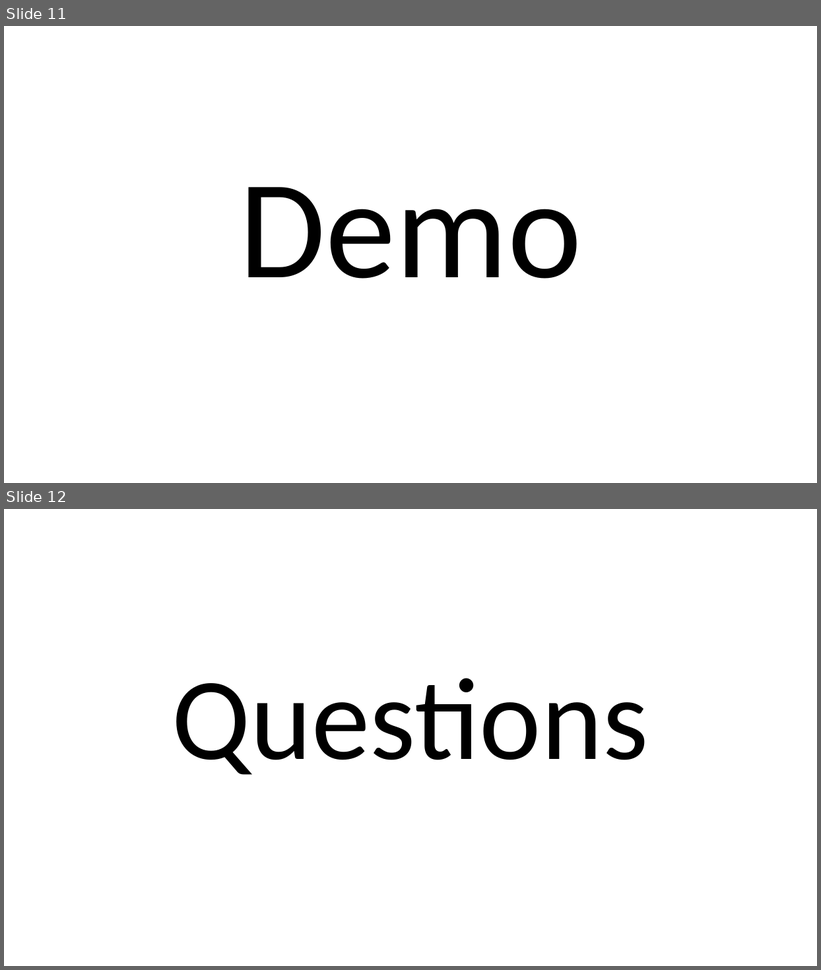
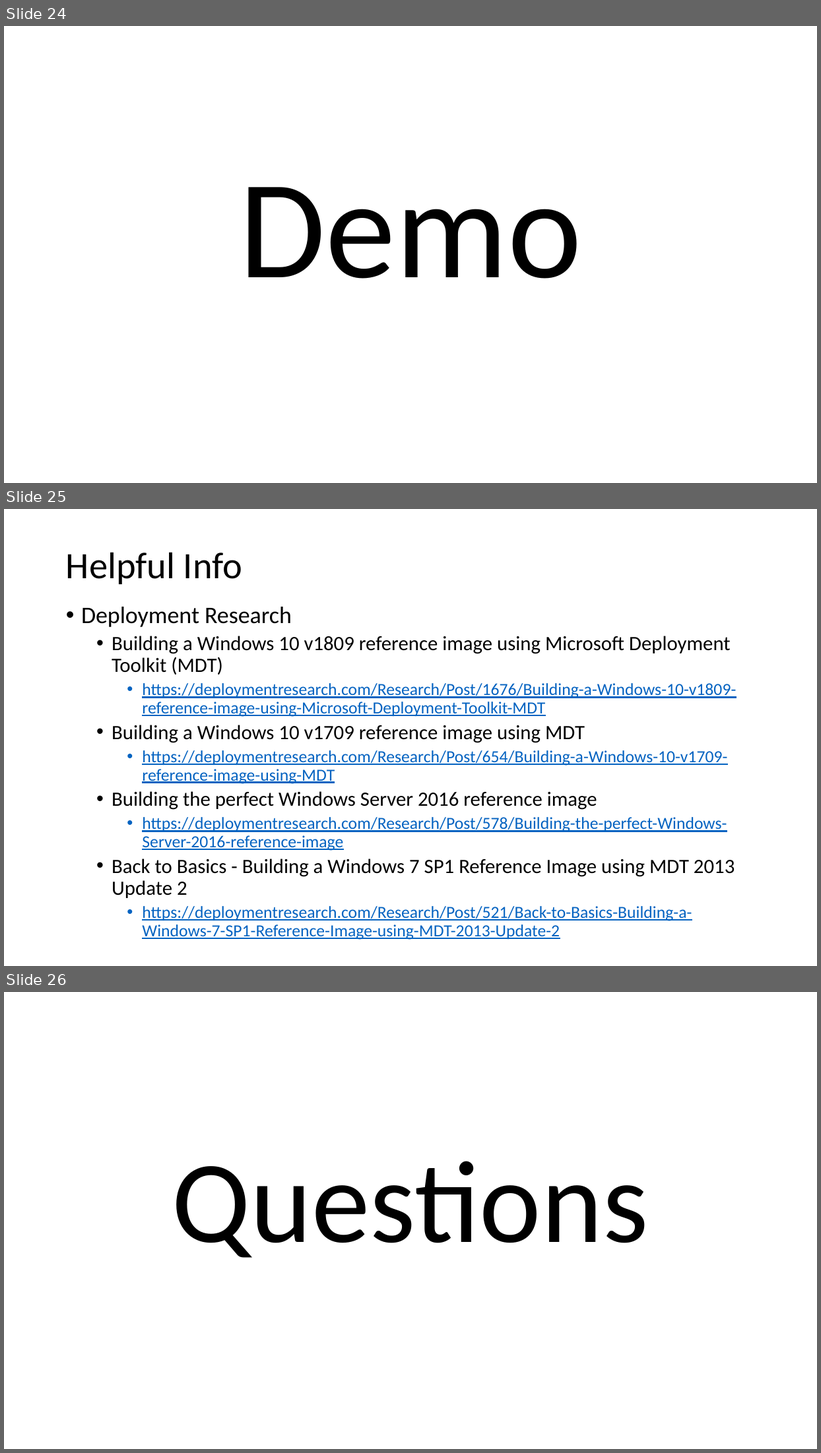
Before and after one commit to fydexx/HECC-2018, a slide deck: Part_01/Section02.pptx. Shown one above the other, each under a label of ours: slides 11 and 12 before the commit, slides 24, 25 and 26 after it. The pictures are 821x970 and 821x1453 pixels, drawn with LibreOffice and Linux fonts; fonts in the diff are those of the drawing. Boxes give left, top, right and bottom in pixels: in the first picture for what was removed or moved away, otherwise in the second. Text is boxed around its words. In the diff, an @@ line names an element or a change of style, - is before the commit and + after.

```diff
--- a/Part_01/Section02.pptx
+++ b/Part_01/Section02.pptx
@@ slide 25 added at (4, 509, 817, 966), background #FFFFFF @@
@@ title added at (66, 552, 242, 584), 44 pt, text #000000 @@
+Helpful Info
@@ text added at (81, 607, 736, 940), 20 pt, text #0563C1, underline @@
+• Deployment Research
+  • Building a Windows 10 v1809 reference image using Microsoft Deployment Toolkit (MDT)
+    • https://deploymentresearch.com/Research/Post/1676/Building-a-Windows-10-v1809-reference-image-using-Microsoft-Deployment-Toolkit-MDT
+  • Building a Windows 10 v1709 reference image using MDT
+    • https://deploymentresearch.com/Research/Post/654/Building-a-Windows-10-v1709-reference-image-using-MDT
+  • Building the perfect Windows Server 2016 reference image
+    • https://deploymentresearch.com/Research/Post/578/Building-the-perfect-Windows-Server-2016-reference-image
+  • Back to Basics - Building a Windows 7 SP1 Reference Image using MDT 2013 Update 2
+    • https://deploymentresearch.com/Research/Post/521/Back-to-Basics-Building-a-Windows-7-SP1-Reference-Image-using-MDT-2013-Update-2
@@ what was slide 11 is now slide 24 @@
@@ what was slide 12 is now slide 26 @@
```
Also in this commit, not shown: 6 slides changed, 13 other slides added.
